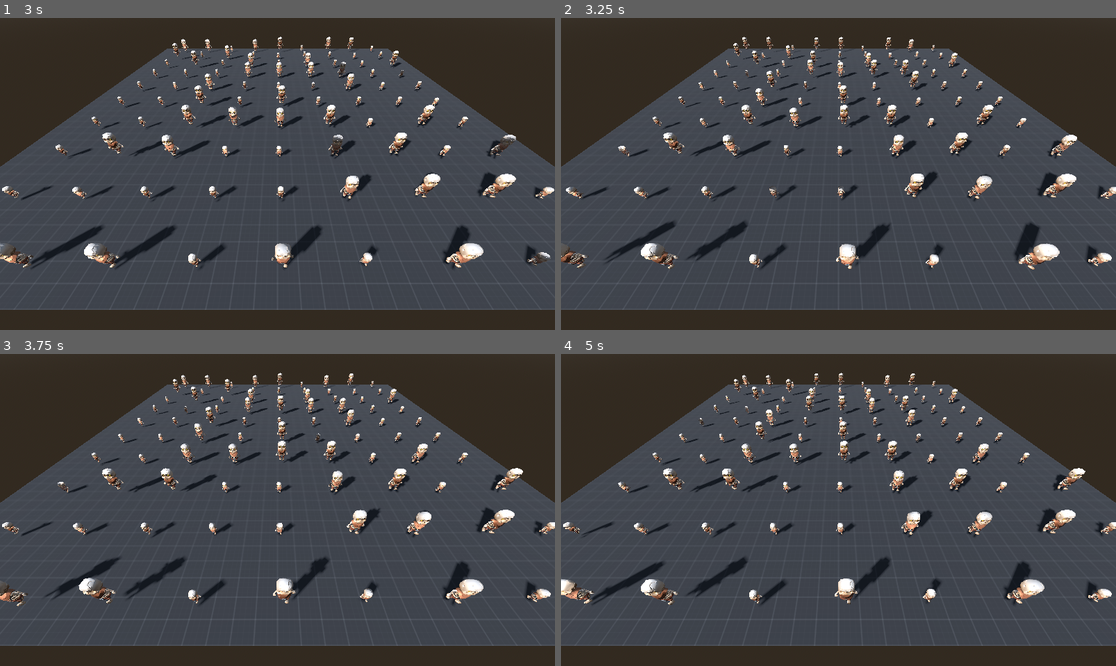
Above: before the commit, frames 1-4 (two rows, left to right).
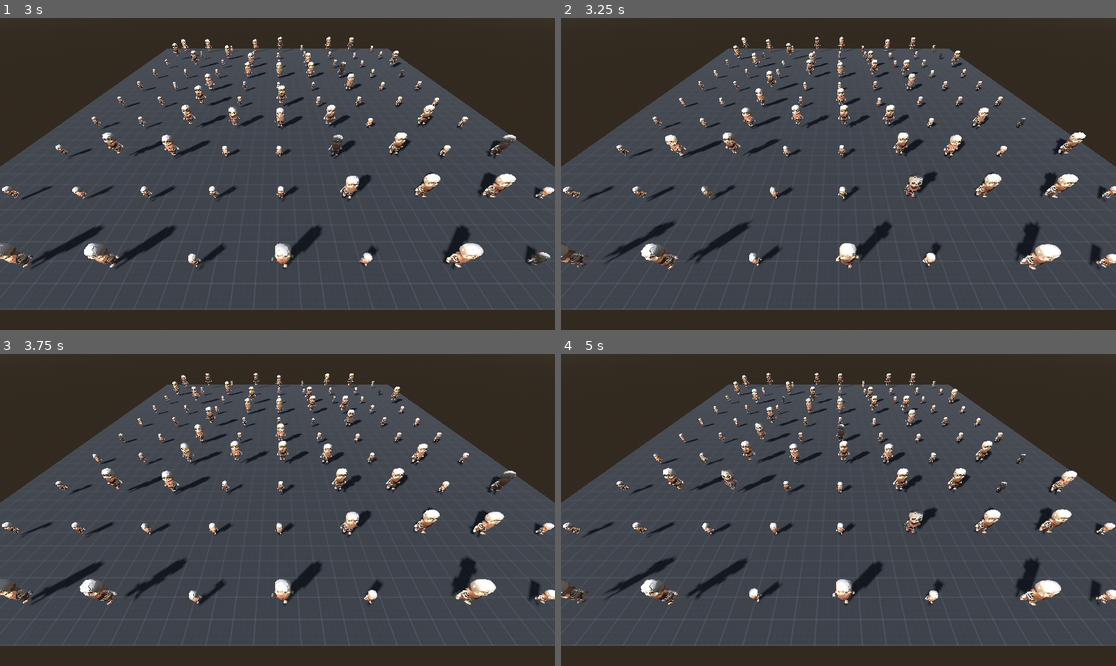
Above: after the commit, the same moments.

Repository: antzGames/Godot_Vertex_Animation_Textures_Plugin
Game: Godot game, scene res://demo/MultipleAnimations.tscn
The game is run twice, just before and just after one commit, with the same random seed, the same clock (stepped at 60 frames per second) and the same inputs. A sky picture missing from this copy of the repository is replaced by a grey-blue gradient.
Inputs:
- Up to frame 1 (3 s): no input
- Up to frame 2 (3.25 s): no input
- Up to frame 3 (3.75 s): no input
- Up to frame 4 (5 s): no input

Frame 1 is identical in both runs. In frame 2, 5.4% of the frame differs, in the area x 0-100%, y 6-81%; in frame 3, 6.4%; in frame 4, 6.0%.

Commit message:
Update demo

Diff:
--- a/demo/multiple_animations.gd
+++ b/demo/multiple_animations.gd
@@ -4,6 +4,7 @@
 
 var node3D: Node3D = Node3D.new()
 var location: Vector3 = Vector3.ZERO
+var timer: float
 var x: float = -40
 var z: float = -45
 
@@ -53,3 +54,17 @@
 	node3D.position = location
 
 	vat_multi_mesh_instance_3d.multimesh.set_instance_transform(i, node3D.transform)
+
+
+func _process(delta: float) -> void:
+	timer += delta
+
+	# every three seconds change the animation track of each instance
+	if timer > 3:
+		timer = 0
+		var a: int
+		for instance in vat_multi_mesh_instance_3d.multimesh.instance_count:
+			a = vat_multi_mesh_instance_3d.get_track_number_from_instance(instance)
+			a += 1
+			if a > vat_multi_mesh_instance_3d.number_of_animation_tracks - 1: a = 0
+			vat_multi_mesh_instance_3d.update_instance_track(instance, a)
Not shown, changed: README.md
